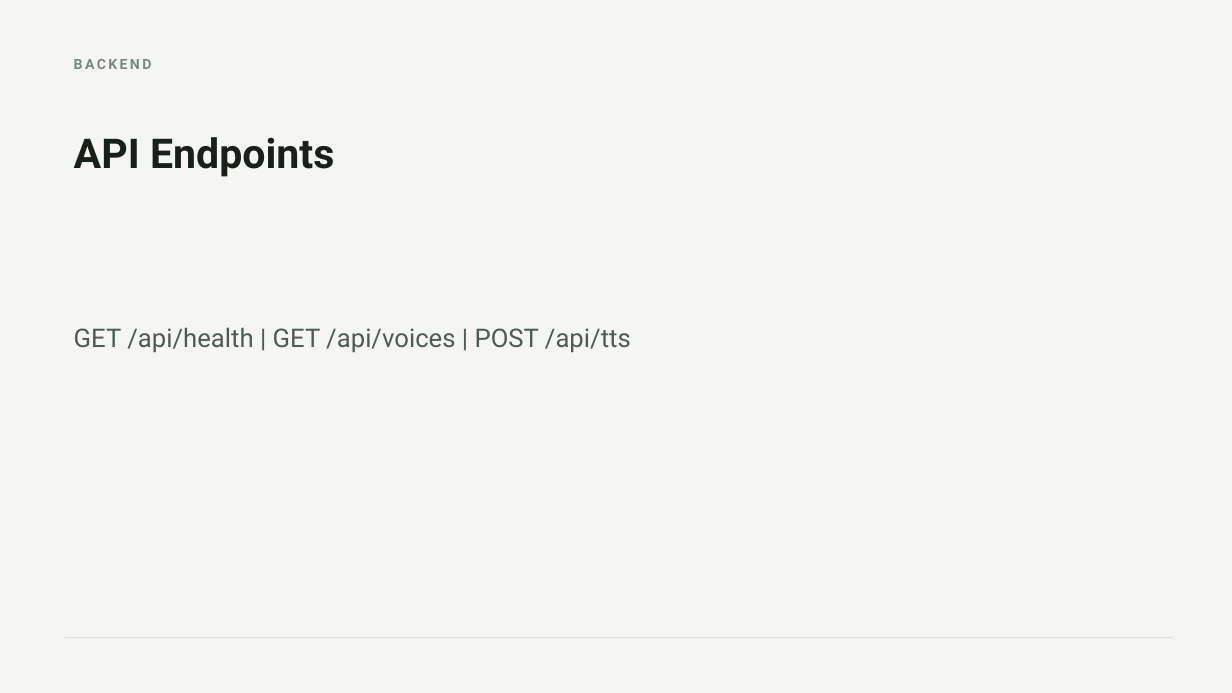
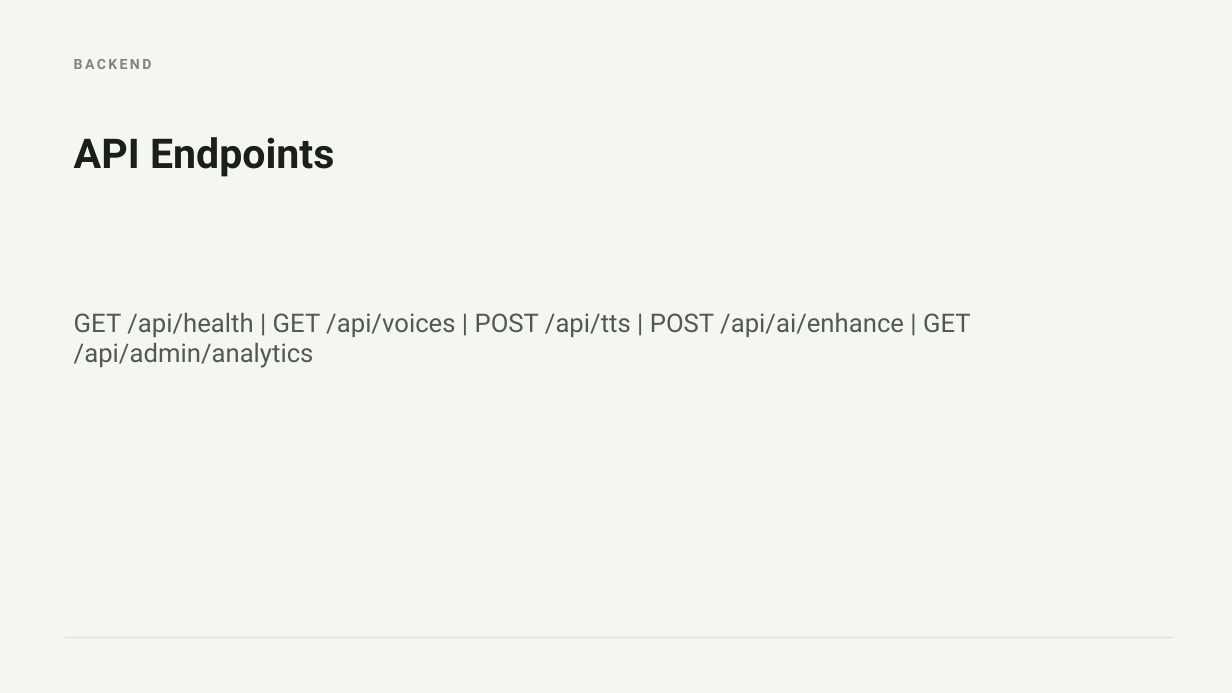
Before and after one commit to Ahusan20/text-to-speech-app, a slide deck: slide 7 of docs/project-presentation.pptx (slide 6 before the commit). Drawn at 1232x693 pixels with LibreOffice and Linux fonts; fonts in the diff are those of the drawing. Boxes give left, top, right and bottom in pixels: in the first picture for what was removed or moved away, otherwise in the second. Text is boxed around its words. In the diff, an @@ line names an element or a change of style, - is before the commit and + after.

```diff
--- a/docs/project-presentation.pptx
+++ b/docs/project-presentation.pptx
@@ text at box(74, 312, 971, 368): text changed @@
-GET /api/health | GET /api/voices | POST /api/tts
+GET /api/health | GET /api/voices | POST /api/tts | POST /api/ai/enhance | GET /api/admin/analytics
```
Also in this commit, not shown: 4 other slides changed, 1 slide added, 23 other files.
